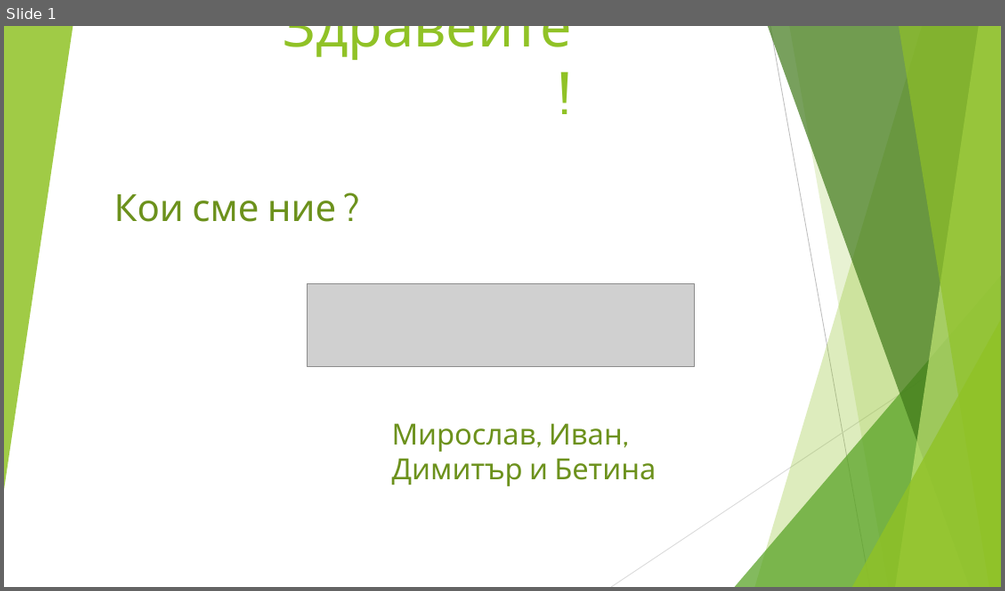
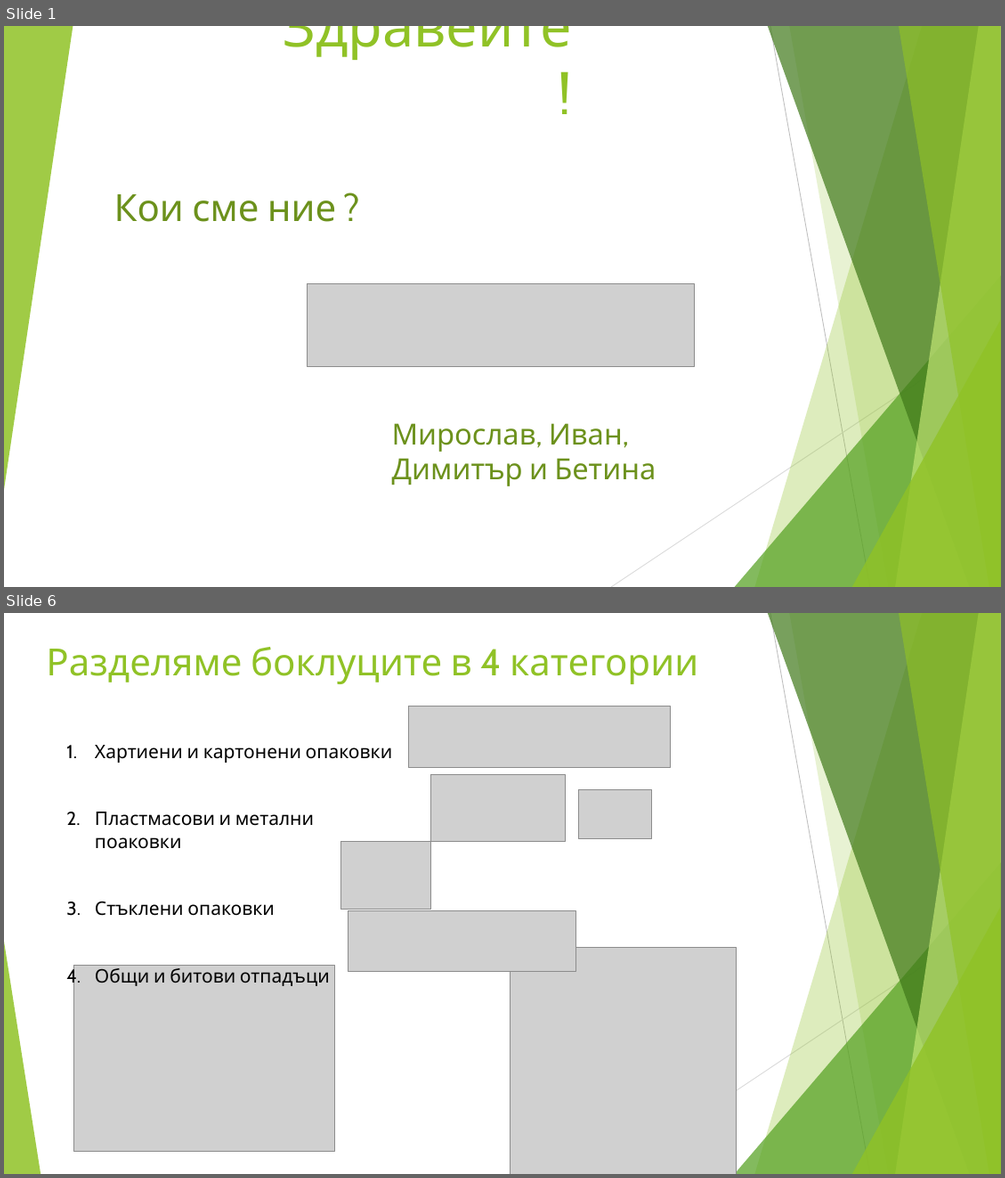
Before and after one commit to IvanFilipov/FMI-Codes-Hack-for-the-planet, a slide deck: Presentation.pptx. Shown one above the other, each under a label of ours: slide 1 before the commit, slides 1 and 6 after it; the slides between them are not shown. The pictures are 1005x591 and 1005x1178 pixels, drawn with LibreOffice and Linux fonts; fonts in the diff are those of the drawing; grey boxes stand for pictures. Boxes give left, top, right and bottom in pixels: in the first picture for what was removed or moved away, otherwise in the second. Text is boxed around its words. In the diff, an @@ line names an element or a change of style, - is before the commit and + after.

```diff
--- a/Presentation.pptx
+++ b/Presentation.pptx
@@ slide 6 added at (x1=4, y1=613, x2=1001, y2=1174), background #FFFFFF; not listed: 9 template elements that a slide beside it also shows @@
@@ title added at (x1=46, y1=647, x2=698, y2=684), 36 pt, text #90C226 @@
+Разделяме боклуците в 4 категории
@@ picture added at (x1=409, y1=706, x2=671, y2=768) @@
@@ text added at (x1=95, y1=745, x2=393, y2=986), 18 pt, text #000000 @@
+1. Хартиени и картонени опаковки
+2. Пластмасови и метални поаковки
+3. Стъклени опаковки
+4. Общи и битови отпадъци
@@ picture added at (x1=431, y1=774, x2=566, y2=841) @@
@@ picture added at (x1=578, y1=789, x2=652, y2=839) @@
@@ picture added at (x1=340, y1=841, x2=431, y2=909) @@
@@ picture added at (x1=348, y1=911, x2=575, y2=971) @@
@@ triangle added at (x1=4, y1=941, x2=40, y2=1174), fill #90C226 at 85% opacity @@
@@ picture added at (x1=510, y1=948, x2=736, y2=1174) @@
@@ picture added at (x1=73, y1=965, x2=334, y2=1151) @@
```
Also in this commit, not shown: 2 slides changed, 8 other slides added, 3 slides removed.
